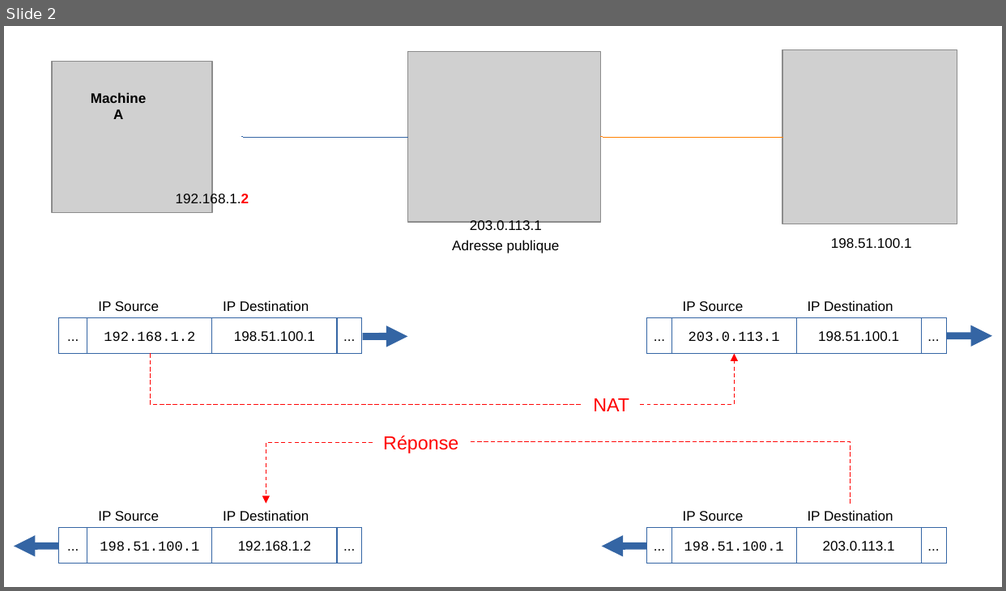
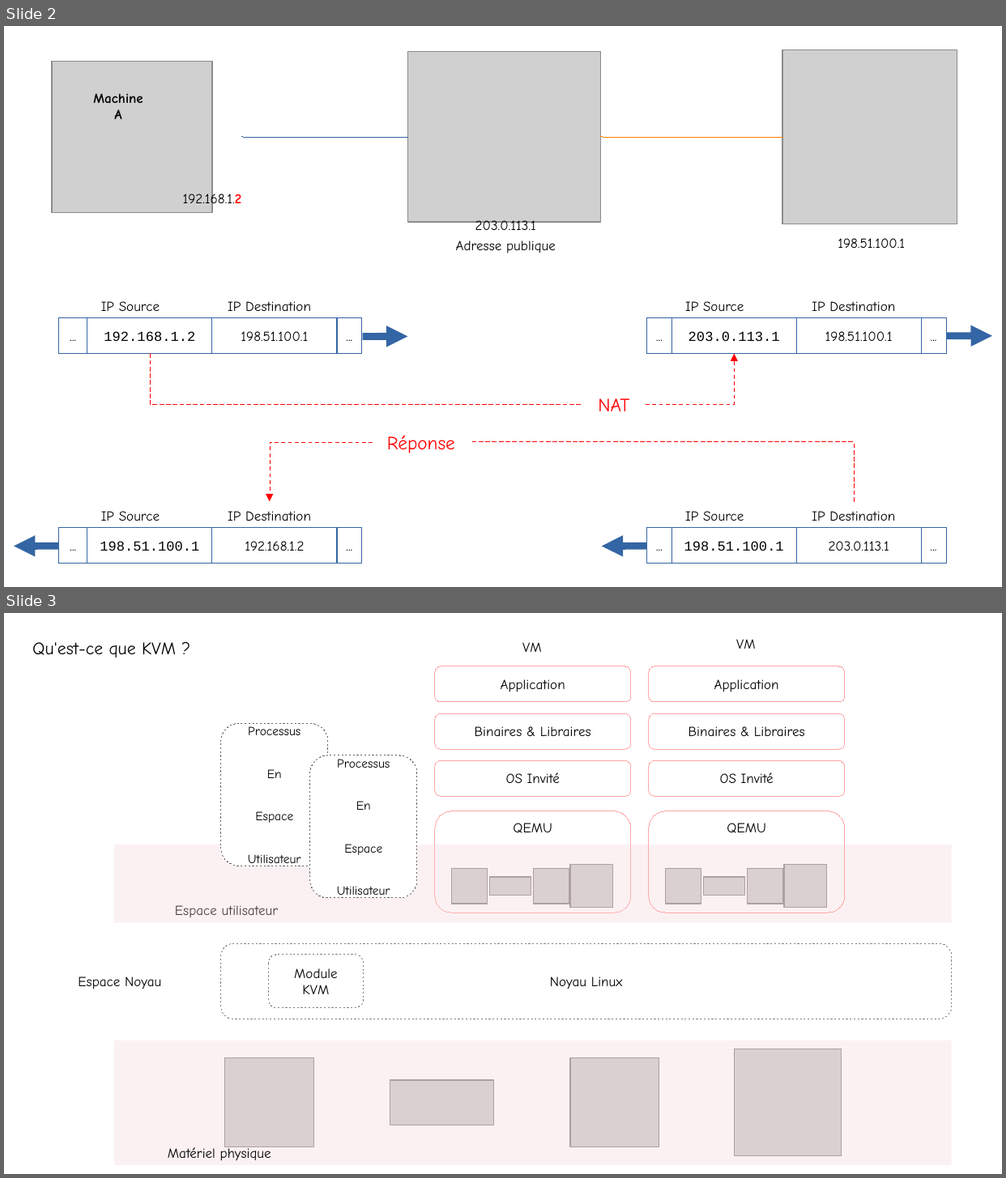
Before and after one commit to namnetes/tiddlywiki, a slide deck: wiki/media/virtualisation/kvm/nat-bridge/nat-bridge.odp. Shown one above the other, each under a label of ours: slide 2 before the commit, slides 2 and 3 after it. The pictures are 1006x591 and 1006x1178 pixels, drawn with LibreOffice and Linux fonts; fonts in the diff are those of the drawing; grey boxes stand for pictures. Boxes give left, top, right and bottom in pixels: in the first picture for what was removed or moved away, otherwise in the second. Text is boxed around its words. In the diff, an @@ line names an element or a change of style, - is before the commit and + after.

```diff
--- a/wiki/media/virtualisation/kvm/nat-bridge/nat-bridge.odp
+++ b/wiki/media/virtualisation/kvm/nat-bridge/nat-bridge.odp
@@ slide 3 added at box(4, 613, 1002, 1174), background #FFFFFF @@
@@ text added at box(32, 642, 176, 658), 14 pt, text #000000 @@
+Qu'est-ce que KVM ?
@@ text added at box(522, 642, 541, 652), 11 pt, text #000000 @@
+VM
@@ text added at box(736, 639, 755, 649), 11 pt, text #000000 @@
+VM
@@ rounded rectangle added at box(435, 666, 632, 702), outline #FFA6A6 0 pt, 11 pt, text #000000 @@
+Application
@@ rounded rectangle added at box(649, 666, 846, 702), outline #FFA6A6 0 pt, 11 pt, text #000000 @@
+Application
@@ freeform shape added at box(221, 723, 328, 866), fill #FFFFFF, outline #666666 0 pt dashed, 10 pt, text #000000 @@
+Processus
+En
+Espace
+Utilisateur
@@ rounded rectangle added at box(435, 713, 632, 749), outline #FFA6A6 0 pt, 11 pt, text #000000 @@
+Binaires & Libraires
@@ rounded rectangle added at box(649, 713, 846, 749), outline #FFA6A6 0 pt, 11 pt, text #000000 @@
+Binaires & Libraires
@@ freeform shape added at box(310, 756, 417, 897), fill #FFFFFF, outline #666666 0 pt dashed, 10 pt, text #000000 @@
+Processus
+En
+Espace
+Utilisateur
@@ rounded rectangle added at box(435, 760, 632, 796), outline #FFA6A6 0 pt, 11 pt, text #000000 @@
+OS Invité
@@ rounded rectangle added at box(649, 760, 846, 796), outline #FFA6A6 0 pt, 11 pt, text #000000 @@
+OS Invité
@@ rounded rectangle added at box(435, 811, 632, 913), outline #FFA6A6 0 pt @@
@@ text added at box(513, 823, 552, 833), 11 pt, text #000000 @@
+QEMU
@@ rounded rectangle added at box(649, 811, 846, 913), outline #FFA6A6 0 pt @@
@@ text added at box(727, 823, 766, 833), 11 pt, text #000000 @@
+QEMU
@@ parallelogram added at box(114, 845, 953, 923), fill #F7D1D5 at 30% opacity @@
@@ group added at box(452, 865, 613, 907): 4 pictures @@
@@ group added at box(666, 865, 827, 907): 4 pictures @@
@@ text added at box(175, 905, 279, 918), 11 pt, text #000000 @@
+Espace utilisateur
@@ rounded rectangle added at box(221, 943, 953, 1020), outline #808080 0 pt dashed, 11 pt, text #000000 @@
+Noyau Linux
@@ text added at box(78, 977, 161, 990), 11 pt, text #000000 @@
+Espace Noyau
@@ rounded rectangle added at box(268, 954, 364, 1007), outline #808080 0 pt dashed, 11 pt, text #000000 @@
+Module
+KVM
@@ parallelogram added at box(114, 1041, 953, 1165), fill #F7D1D5 at 30% opacity @@
@@ group added at box(225, 1050, 842, 1157): 4 pictures @@
@@ text added at box(168, 1147, 271, 1161), 11 pt, text #000000 @@
+Matériel physique
@@ slide 2 changed as well @@
@@ elbow arrow moved from (641, 404) - (735, 354) to (646, 404) - (735, 354) @@
@@ elbow arrow moved from (373, 442) - (266, 504) to (373, 442) - (270, 501) @@
@@ elbow line moved from (850, 504) - (470, 442) to (854, 501) - (470, 442) @@
@@ font Arial to Comic Neue in 26 elements at box(183, 191, 242, 208), box(456, 219, 556, 254), box(837, 238, 905, 248), box(212, 318, 337, 354), box(796, 318, 922, 354), box(212, 527, 337, 563), box(796, 527, 922, 563), box(387, 435, 455, 454), box(93, 93, 143, 119), box(101, 301, 160, 311), box(685, 301, 744, 311), box(101, 511, 160, 521), box(685, 511, 744, 521), box(228, 301, 311, 311), box(812, 301, 895, 311), box(228, 511, 311, 521), box(812, 511, 895, 521), box(598, 399, 629, 412), box(59, 318, 88, 354), box(337, 318, 362, 354), box(647, 318, 671, 354), box(922, 318, 947, 354), box(59, 527, 88, 563), box(337, 527, 362, 563), box(647, 527, 671, 563), box(922, 527, 947, 563) @@
```
Also in this commit, not shown: 1 other slide changed, 1 other slide added, 13 other files.
